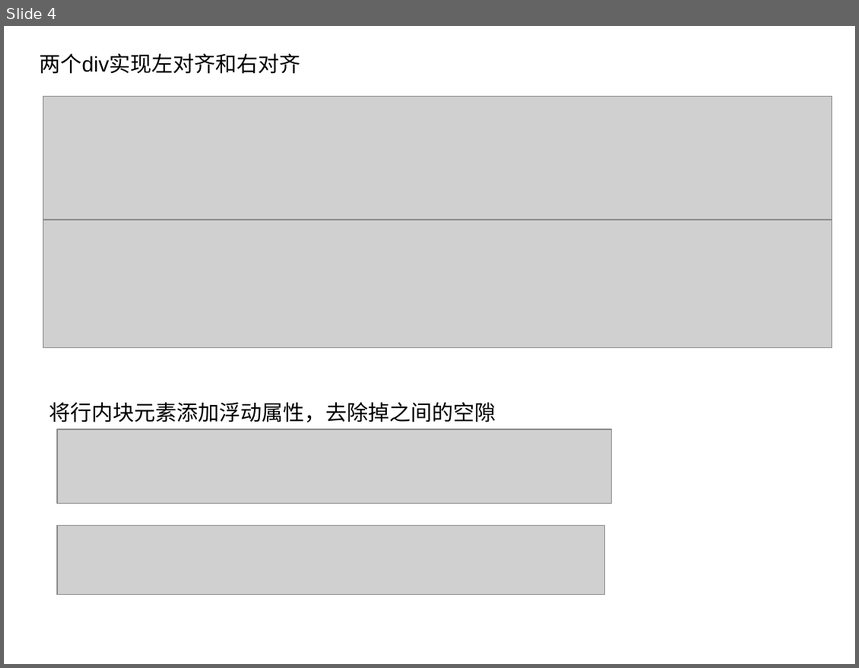
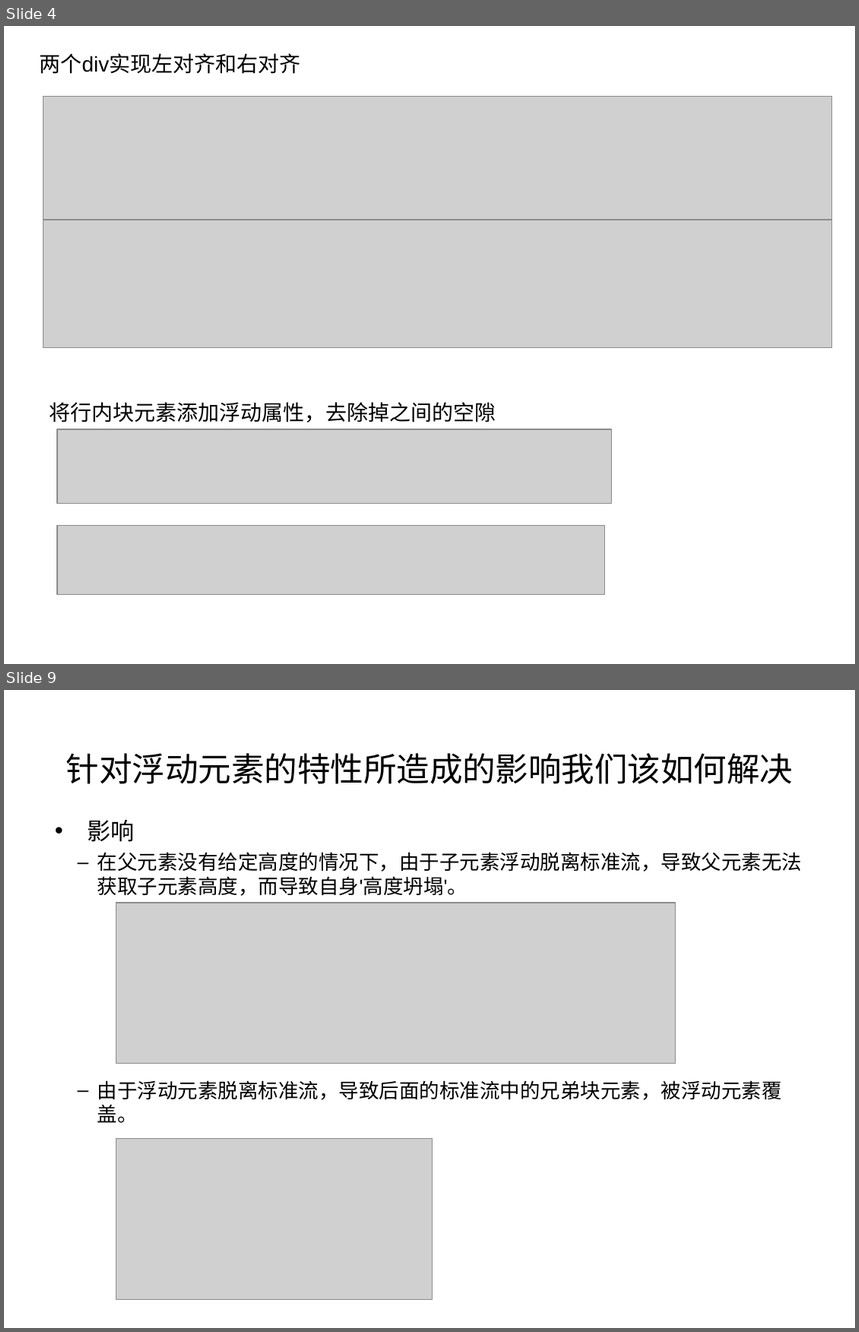
Before and after one commit to tiptophs/float, a slide deck: 浮动.ppt. Shown one above the other, each under a label of ours: slide 4 before the commit, slides 4 and 9 after it; the slides between them are not shown. The pictures are 859x668 and 859x1332 pixels, drawn with LibreOffice and Linux fonts; fonts in the diff are those of the drawing; grey boxes stand for pictures. Boxes give left, top, right and bottom in pixels: in the first picture for what was removed or moved away, otherwise in the second. Text is boxed around its words. In the diff, an @@ line names an element or a change of style, - is before the commit and + after.

```diff
--- a/浮动.ppt
+++ b/浮动.ppt
@@ slide 9 added at (4,690,855,1328), background #FFFFFF @@
@@ title added at (66,753,794,784), 28 pt, text #000000 @@
+针对浮动元素的特性所造成的影响我们该如何解决
@@ text added at (87,820,802,1123), 17 pt, text #000000 @@
+• 影响
+  – 在父元素没有给定高度的情况下，由于子元素浮动脱离标准流，导致父元素无法获取子元素高度，而导致自身'高度坍塌'。
+  – 由于浮动元素脱离标准流，导致后面的标准流中的兄弟块元素，被浮动元素覆盖。
@@ picture added at (116,903,675,1064) @@
@@ picture added at (116,1138,432,1300) @@
```
Also in this commit, not shown: 1 slide changed, 9 other slides added, 4 slides removed, 6 other files.
